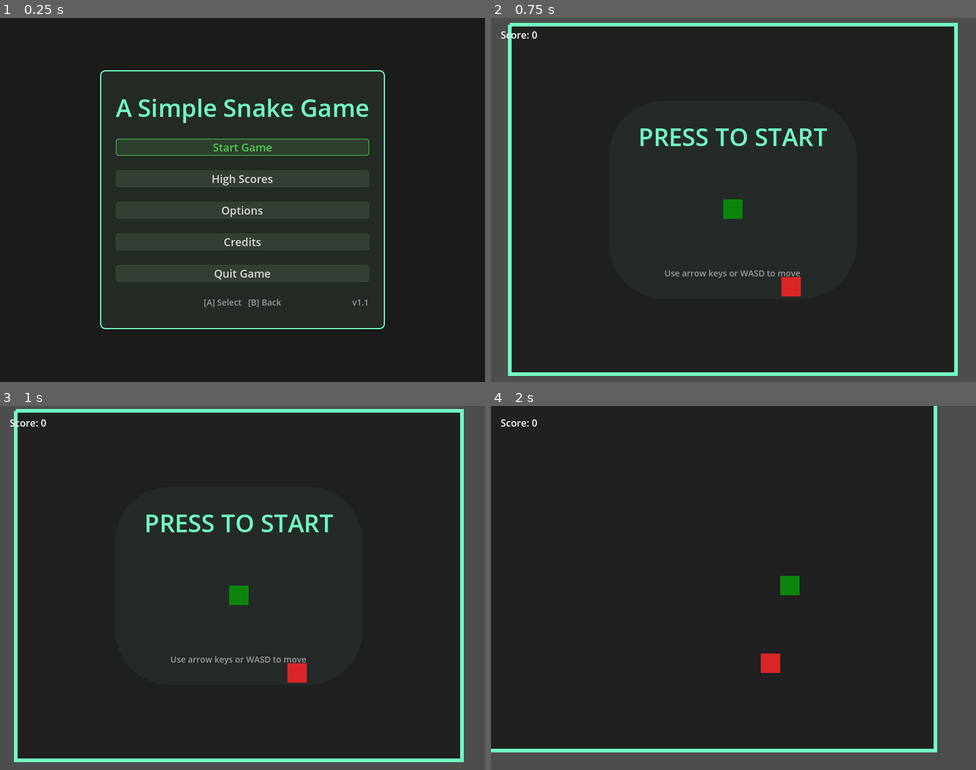
Above: before the commit, frames 1-4 (two rows, left to right).
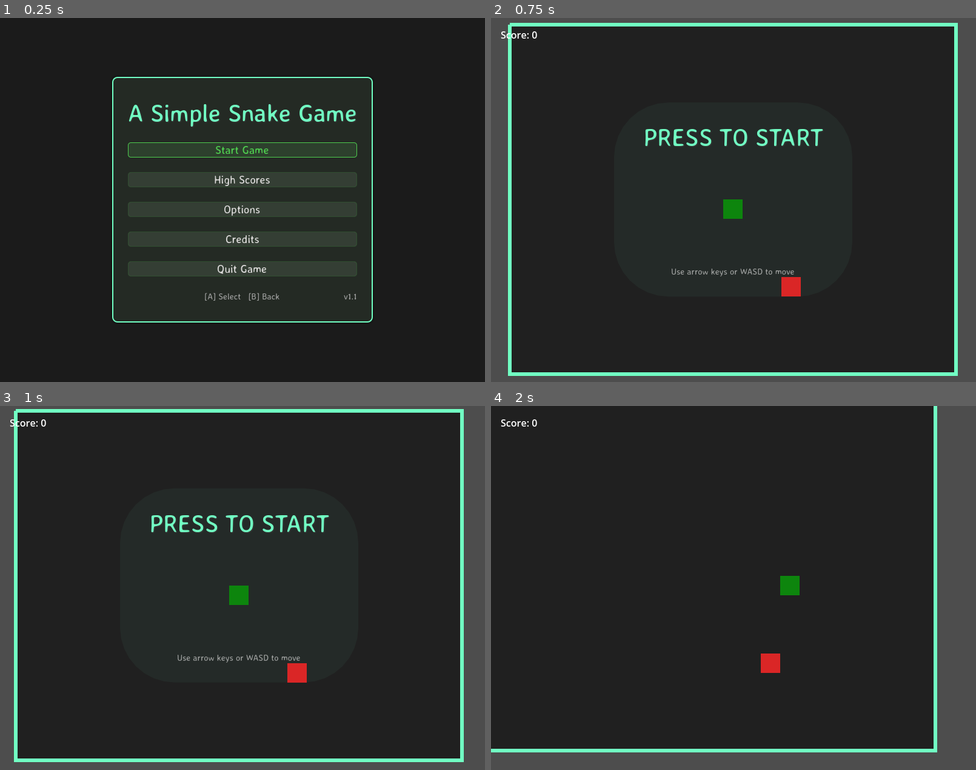
Above: after the commit, the same moments.

Repository: bluehexagons/snake2d
Game: Godot game, scene res://scenes/main/main.tscn
Same seed, same stepped clock (60 frames per second), same inputs: the game is played once before the commit and once after it.
Inputs (mouse positions are in pixels of both pictures, inside the frame that each line leads up to):
- Up to frame 1 (0.25 s): no input
- Up to frame 2 (0.75 s): click "Start Game" at 0.5 s
- Up to frame 3 (1 s): no input
- Up to frame 4 (2 s): tap Enter at 1.25 s; move the mouse to (840, 569) at 1.27 s; hold Right (right) from 1.28 s (still down); click (840, 569) at 1.42 s

The runs differ from the first frame. In frame 1, 4.8% of the frame differs, in the area x 20-80%, y 14-86%; in frame 2, 1.2%; in frame 3, 1.2%; in frame 4, nothing differs.

Commit message:
Change font to Averia Sans Libre Regular

Diff:
--- a/scenes/main/main.tscn
+++ b/scenes/main/main.tscn
@@ -20,6 +20,7 @@
 grow_vertical = 2
 size_flags_horizontal = 3
 size_flags_vertical = 3
+theme = ExtResource("10_theme")
 script = ExtResource("1_tyq8r")
 
 [node name="GameLayer" type="CanvasLayer" parent="."]
--- a/scenes/ui/main_menu.tscn
+++ b/scenes/ui/main_menu.tscn
@@ -1,4 +1,6 @@
-[gd_scene load_steps=9 format=3 uid="uid://mainmenu"]
+[gd_scene load_steps=10 format=3 uid="uid://mainmenu"]
+
+[ext_resource type="Theme" uid="uid://c3mk77g6ame25" path="res://themes/snake_ui_theme.tres" id="1_sl1te"]
 
 [sub_resource type="StyleBoxFlat" id="StyleBoxFlat_bg2hj"]
 bg_color = Color(0.1462, 0.17, 0.1462, 0.92549)
@@ -105,6 +107,7 @@
 anchor_bottom = 1.0
 grow_horizontal = 2
 grow_vertical = 2
+theme = ExtResource("1_sl1te")
 
 [node name="PanelContainer" type="PanelContainer" parent="."]
 layout_mode = 2
--- a/themes/snake_ui_theme.tres
+++ b/themes/snake_ui_theme.tres
@@ -1,4 +1,18 @@
-[gd_resource type="Theme" load_steps=9 format=3 uid="uid://c3mk77g6ame25"]
+[gd_resource type="Theme" load_steps=11 format=3 uid="uid://c3mk77g6ame25"]
+
+[ext_resource type="FontFile" uid="uid://cbpsi4o2txea7" path="res://resources/AveriaSansLibre-Regular.ttf" id="1_lljul"]
+
+[sub_resource type="StyleBoxFlat" id="StyleBoxFlat_lljul"]
+content_margin_left = 4.0
+content_margin_top = 4.0
+content_margin_right = 4.0
+content_margin_bottom = 4.0
+bg_color = Color(0.1, 0.1, 0.1, 0.3)
+corner_radius_top_left = 3
+corner_radius_top_right = 3
+corner_radius_bottom_right = 3
+corner_radius_bottom_left = 3
+corner_detail = 5
 
 [sub_resource type="StyleBoxFlat" id="StyleBoxFlat_button_focus"]
 bg_color = Color(0.176471, 0.25098, 0.176471, 0.92549)
@@ -99,11 +113,27 @@
 corner_radius_bottom_left = 4
 
 [resource]
+default_font = ExtResource("1_lljul")
+default_font_size = 20
 Button/colors/font_color = Color(0.85098, 0.847059, 0.843137, 1)
+Button/colors/font_disabled_color = Color(0.875, 0.875, 0.875, 0.5)
 Button/colors/font_focus_color = Color(0.305882, 0.8, 0.305882, 1)
 Button/colors/font_hover_color = Color(0.305882, 0.8, 0.305882, 1)
+Button/colors/font_hover_pressed_color = Color(1, 1, 1, 1)
+Button/colors/font_outline_color = Color(0, 0, 0, 1)
 Button/colors/font_pressed_color = Color(0.443137, 1, 0.764706, 1)
+Button/colors/icon_disabled_color = Color(1, 1, 1, 0.4)
+Button/colors/icon_focus_color = Color(1, 1, 1, 1)
+Button/colors/icon_hover_color = Color(1, 1, 1, 1)
+Button/colors/icon_hover_pressed_color = Color(1, 1, 1, 1)
+Button/colors/icon_normal_color = Color(1, 1, 1, 1)
+Button/colors/icon_pressed_color = Color(1, 1, 1, 1)
+Button/constants/align_to_largest_stylebox = 0
+Button/constants/h_separation = 4
+Button/constants/icon_max_width = 0
+Button/constants/outline_size = 0
 Button/font_sizes/font_size = 18
+Button/styles/disabled = SubResource("StyleBoxFlat_lljul")
 Button/styles/focus = SubResource("StyleBoxFlat_button_focus")
 Button/styles/hover = SubResource("StyleBoxFlat_button_hover")
 Button/styles/normal = SubResource("StyleBoxFlat_button_normal")
Not shown, added: AveriaSansLibre-Regular OFL.txt
Binary file added: resources/AveriaSansLibre-Regular.ttf
Not shown, added: resources/AveriaSansLibre-Regular.ttf.import
